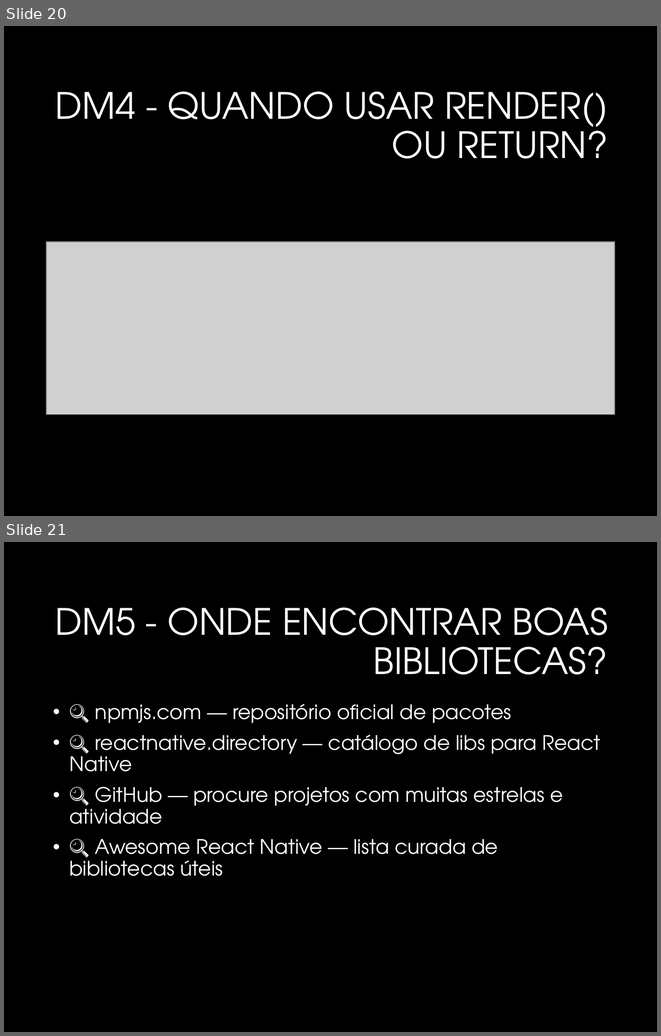
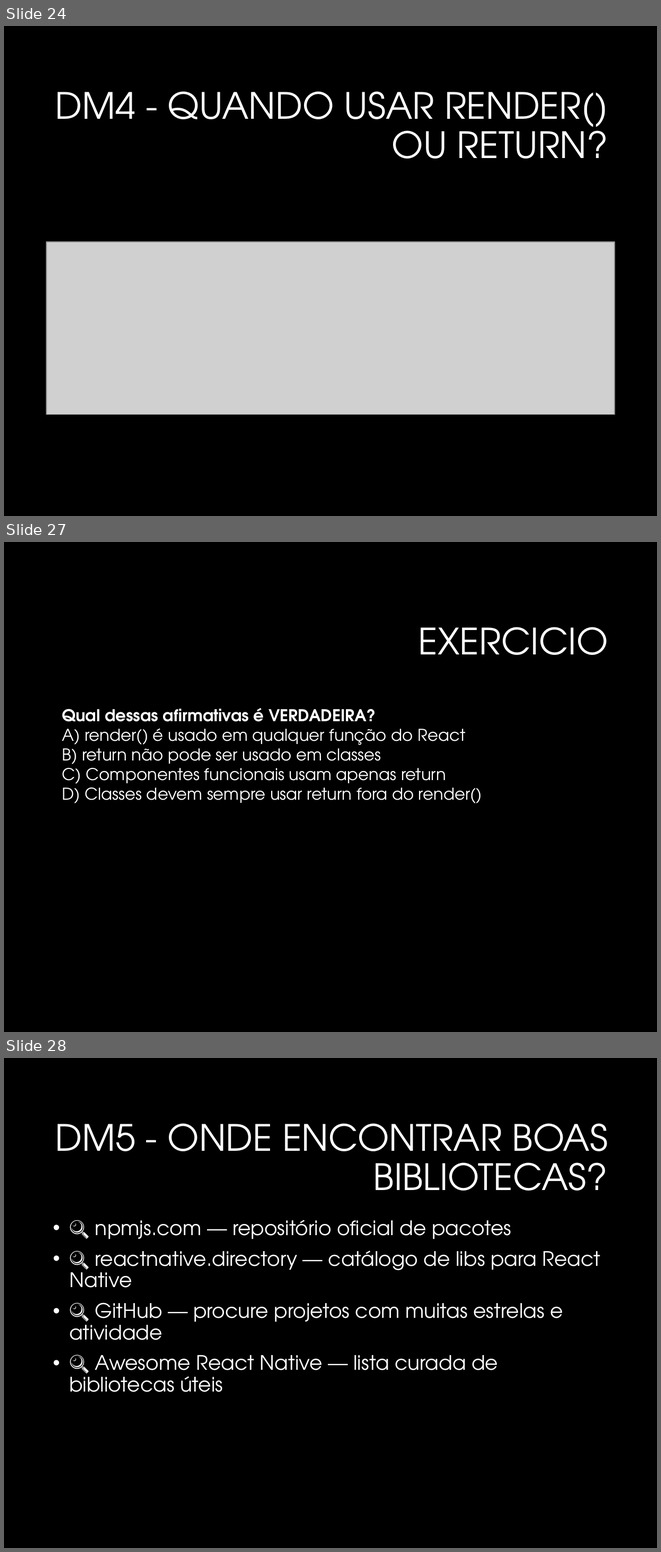
Before and after one commit to profpmarinho/2TDSPK-2025, a slide deck: Revisao/Aula1_Revisao_ReactNative.pptx. Shown one above the other, each under a label of ours: slides 20 and 21 before the commit, slides 24, 27 and 28 after it; the slides between them are not shown. The pictures are 661x1036 and 661x1552 pixels, drawn with LibreOffice and Linux fonts; fonts in the diff are those of the drawing; grey boxes stand for pictures; background and template pictures are left out. Boxes give left, top, right and bottom in pixels: in the first picture for what was removed or moved away, otherwise in the second. Text is boxed around its words. In the diff, an @@ line names an element or a change of style, - is before the commit and + after.

```diff
--- a/Revisao/Aula1_Revisao_ReactNative.pptx
+++ b/Revisao/Aula1_Revisao_ReactNative.pptx
@@ slide 27 added at [4,542,657,1032], background #000000 @@
@@ title added at [418,627,608,655], 40 pt, text #FFFFFF @@
+EXERCICIO
@@ text added at [62,708,482,803], 18 pt, text #FFFFFF @@
+Qual dessas afirmativas é VERDADEIRA?
+A) render() é usado em qualquer função do React
+B) return não pode ser usado em classes
+C) Componentes funcionais usam apenas return
+D) Classes devem sempre usar return fora do render()
@@ what was slide 20 is now slide 24 @@
@@ what was slide 21 is now slide 28 @@
```
Also in this commit, not shown: 3 slides changed, 8 other slides added, 6 other files.
